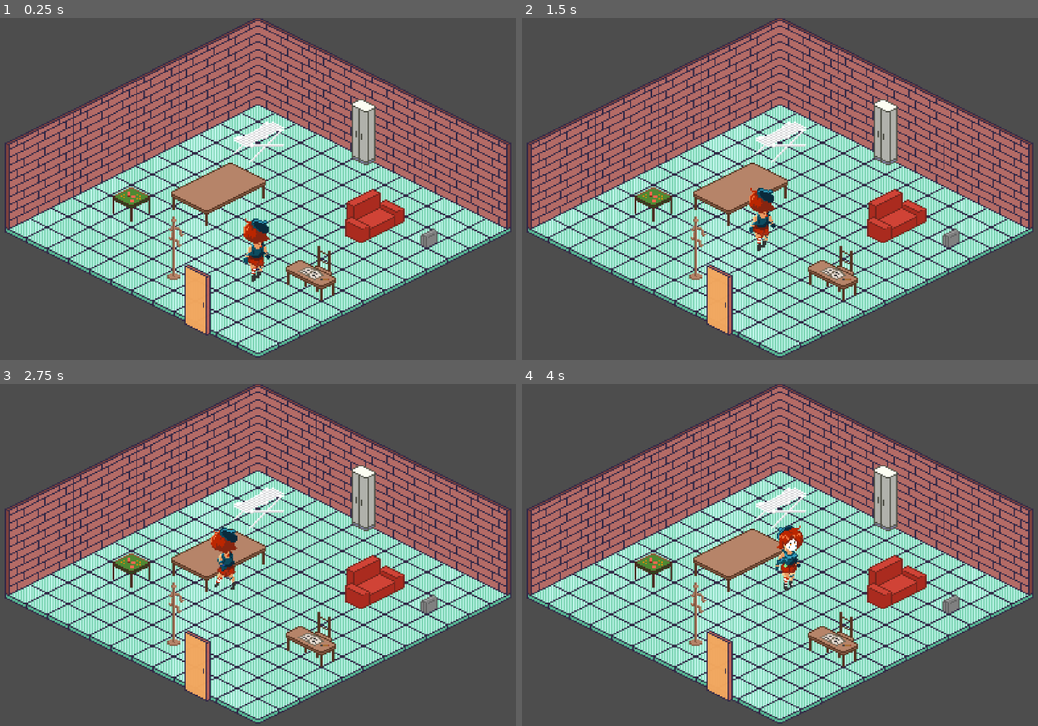
Above: before the commit, frames 1-4 (two rows, left to right).
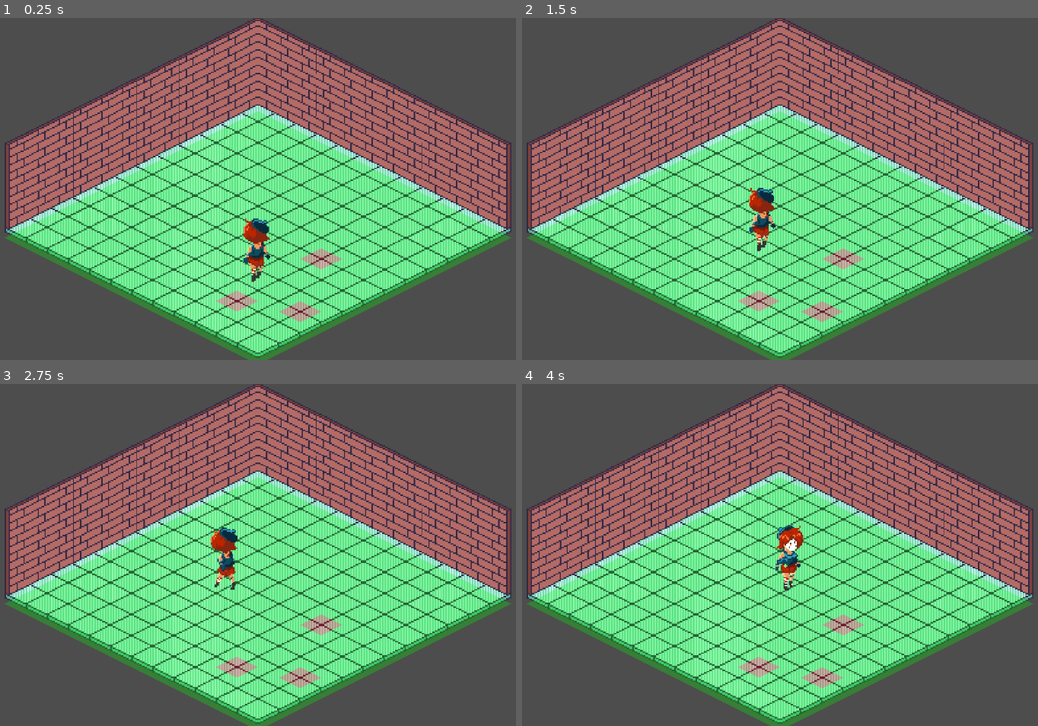
Above: after the commit, the same moments.

Repository: franco594/ProyectoTamaGame
Game: Godot game, scene res://Scenes/Mapa 1 - Entrada.tscn
Two runs of this game, one before a commit and one after it. Both use one fixed random seed, a clock stepped at 60 frames per second and the inputs below.
Inputs:
- Up to frame 1 (0.25 s): no input
- Up to frame 2 (1.5 s): no input
- Up to frame 3 (2.75 s): no input
- Up to frame 4 (4 s): tap Enter at 3.5 s

The runs differ from the first frame. In frame 1, 37% of the frame differs, in the area x 0-100%, y 23-100%; in frame 2, 37%; in frame 3, 37%; in frame 4, 37%.

Commit message:
Debug grid

Diff:
--- a/tgp/Scenes/CharacterNPC.tscn
+++ b/tgp/Scenes/CharacterNPC.tscn
@@ -245,13 +245,12 @@
 y_sort_enabled = true
 position = Vector2(9, -12)
 sprite_frames = SubResource("SpriteFrames_yswcl")
-animation = &"smoking"
-frame_progress = 0.441272
+animation = &"walk_NE"
+frame_progress = 0.867715
 offset = Vector2(0, -20)
 
 [node name="CollisionShape2D" type="CollisionShape2D" parent="."]
-visible = false
-position = Vector2(0.5, 8.5)
+position = Vector2(10, -25)
 shape = SubResource("RectangleShape2D_w72ig")
 
 [node name="NavigationAgent2D" type="NavigationAgent2D" parent="."]
--- a/tgp/Scenes/Mapa 1 - Entrada.tscn
+++ b/tgp/Scenes/Mapa 1 - Entrada.tscn
@@ -6,6 +6,7 @@
 [ext_resource type="Texture2D" uid="uid://vars0r6r8sw1" path="res://Resources/Objetos/TileSetObjects2tileV.png" id="5_kn0yj"]
 [ext_resource type="Texture2D" uid="uid://4sf3abv1s8b5" path="res://Resources/Objetos/TileSetObjects4tile.png" id="6_2m5gc"]
 [ext_resource type="Texture2D" uid="uid://iy6jrota8k7j" path="res://Resources/Objetos/TileSetObjects6tile.png" id="7_e5anm"]
+[ext_resource type="Script" uid="uid://x852fudfnlgh" path="res://Scenes/debug_grid.gd" id="8_6kdt8"]
 [ext_resource type="PackedScene" uid="uid://cwbp4rrjua33k" path="res://Scenes/CharacterNPC.tscn" id="8_c85mw"]
 
 [sub_resource type="TileSetAtlasSource" id="TileSetAtlasSource_qgw4m"]
@@ -174,6 +175,380 @@
 tile_size = Vector2i(32, 16)
 sources/0 = SubResource("TileSetAtlasSource_qgw4m")
 
+[sub_resource type="TileSetAtlasSource" id="TileSetAtlasSource_ijpbq"]
+texture = ExtResource("1_kwa2v")
+texture_region_size = Vector2i(32, 80)
+8:0/0 = 0
+8:0/0/texture_origin = Vector2i(0, 20)
+8:0/0/z_index = 4
+8:0/0/y_sort_origin = 37
+9:0/0 = 0
+9:0/0/texture_origin = Vector2i(0, -8)
+9:0/0/z_index = 4
+9:0/0/custom_data_0 = true
+10:0/0 = 0
+10:0/0/texture_origin = Vector2i(0, -8)
+10:0/0/z_index = 4
+11:0/0 = 0
+11:0/0/texture_origin = Vector2i(0, -8)
+11:0/0/z_index = 4
+11:0/0/custom_data_0 = true
+12:0/0 = 0
+12:0/0/texture_origin = Vector2i(0, -8)
+12:0/0/z_index = 4
+12:0/0/custom_data_0 = true
+
+[sub_resource type="TileSetAtlasSource" id="TileSetAtlasSource_y4fso"]
+texture = ExtResource("3_iwsse")
+texture_region_size = Vector2i(32, 32)
+0:0/0 = 0
+0:0/0/z_index = 2
+0:0/0/custom_data_0 = true
+1:0/0 = 0
+1:0/0/z_index = 2
+1:0/0/custom_data_0 = true
+2:0/0 = 0
+2:0/0/z_index = 2
+2:0/0/custom_data_0 = true
+3:0/0 = 0
+3:0/0/z_index = 2
+3:0/0/custom_data_0 = true
+4:0/0 = 0
+4:0/0/z_index = 2
+4:0/0/custom_data_0 = true
+5:0/0 = 0
+5:0/0/z_index = 2
+5:0/0/custom_data_0 = true
+0:1/0 = 0
+0:1/0/z_index = 2
+0:1/0/custom_data_0 = true
+1:1/0 = 0
+1:1/0/z_index = 2
+1:1/0/custom_data_0 = true
+2:1/0 = 0
+2:1/0/z_index = 2
+2:1/0/custom_data_0 = true
+3:1/0 = 0
+3:1/0/z_index = 2
+3:1/0/custom_data_0 = true
+4:1/0 = 0
+4:1/0/z_index = 2
+4:1/0/custom_data_0 = true
+5:1/0 = 0
+5:1/0/z_index = 2
+5:1/0/custom_data_0 = true
+0:2/0 = 0
+0:2/0/z_index = 2
+0:2/0/custom_data_0 = true
+8:2/0 = 0
+8:2/0/z_index = 2
+10:2/0 = 0
+10:2/0/z_index = 2
+0:3/0 = 0
+0:3/0/z_index = 2
+0:3/0/custom_data_0 = true
+1:3/0 = 0
+1:3/0/z_index = 2
+2:3/0 = 0
+2:3/0/z_index = 2
+3:3/0 = 0
+3:3/0/z_index = 2
+3:3/0/custom_data_0 = true
+0:4/0 = 0
+0:4/0/z_index = 2
+0:5/0 = 0
+0:5/0/z_index = 2
+1:5/0 = 0
+1:5/0/z_index = 2
+2:5/0 = 0
+2:5/0/z_index = 2
+3:5/0 = 0
+3:5/0/z_index = 2
+0:6/0 = 0
+0:6/0/z_index = 2
+0:7/0 = 0
+0:7/0/z_index = 2
+1:8/0 = 0
+1:9/0 = 0
+1:10/0 = 0
+2:10/0 = 0
+3:10/0 = 0
+12:10/0 = 0
+1:11/0 = 0
+2:11/0 = 0
+3:11/0 = 0
+12:11/0 = 0
+0:12/0 = 0
+7:12/0 = 0
+0:13/0 = 0
+7:13/0 = 0
+0:14/0 = 0
+7:14/0 = 0
+0:15/0 = 0
+7:15/0 = 0
+1:2/0 = 0
+1:2/0/z_index = 2
+1:2/0/custom_data_0 = true
+3:2/0 = 0
+3:2/0/z_index = 2
+2:2/0 = 0
+2:2/0/z_index = 2
+2:2/0/custom_data_0 = true
+4:2/0 = 0
+4:2/0/z_index = 2
+5:2/0 = 0
+5:2/0/z_index = 2
+4:3/0 = 0
+4:3/0/z_index = 2
+6:2/0 = 0
+6:2/0/z_index = 2
+1:4/0 = 0
+1:4/0/z_index = 2
+7:6/0 = 0
+7:6/0/z_index = 2
+7:7/0 = 0
+7:7/0/z_index = 2
+8:1/0 = 0
+8:1/0/z_index = 2
+8:1/0/custom_data_0 = true
+10:1/0 = 0
+10:1/0/z_index = 2
+12:5/0 = 0
+12:5/0/z_index = 2
+6:0/0 = 0
+6:0/0/custom_data_0 = true
+7:0/0 = 0
+7:0/0/custom_data_0 = true
+6:1/0 = 0
+6:1/0/custom_data_0 = true
+7:1/0 = 0
+7:1/0/custom_data_0 = true
+
+[sub_resource type="CanvasItemMaterial" id="CanvasItemMaterial_ijpbq"]
+
+[sub_resource type="TileSetAtlasSource" id="TileSetAtlasSource_olpr5"]
+texture = ExtResource("4_be64l")
+texture_region_size = Vector2i(64, 32)
+0:0/0 = 0
+0:0/0/z_index = 2
+0:0/0/custom_data_0 = true
+1:0/0 = 0
+1:0/0/z_index = 2
+1:0/0/custom_data_0 = true
+2:0/0 = 0
+2:0/0/z_index = 2
+3:0/0 = 0
+3:0/0/texture_origin = Vector2i(4, 12)
+3:0/0/material = SubResource("CanvasItemMaterial_ijpbq")
+3:0/0/z_index = 2
+3:0/0/custom_data_0 = true
+4:0/0 = 0
+5:0/0 = 0
+6:0/0 = 0
+7:0/0 = 0
+0:1/0 = 0
+0:1/0/z_index = 2
+0:1/0/custom_data_0 = true
+1:1/0 = 0
+1:1/0/z_index = 2
+1:1/0/custom_data_0 = true
+2:1/0 = 0
+2:1/0/z_index = 1
+2:1/0/custom_data_0 = true
+3:1/0 = 0
+3:1/0/z_index = 2
+4:1/0 = 0
+5:1/0 = 0
+6:1/0 = 0
+7:1/0 = 0
+0:2/0 = 0
+0:2/0/z_index = 2
+0:2/0/custom_data_0 = true
+1:2/0 = 0
+1:2/0/z_index = 2
+1:2/0/custom_data_0 = true
+2:2/0 = 0
+2:2/0/z_index = 2
+3:2/0 = 0
+3:2/0/z_index = 2
+3:2/0/custom_data_0 = true
+0:3/0 = 0
+0:3/0/z_index = 2
+0:3/0/custom_data_0 = true
+1:3/0 = 0
+1:3/0/z_index = 2
+2:3/0 = 0
+2:3/0/z_index = 2
+2:3/0/custom_data_0 = true
+3:3/0 = 0
+3:3/0/z_index = 2
+3:3/0/custom_data_0 = true
+0:4/0 = 0
+1:4/0 = 0
+3:4/0 = 0
+3:4/0/custom_data_0 = true
+0:5/0 = 0
+1:5/0 = 0
+0:6/0 = 0
+1:6/0 = 0
+0:7/0 = 0
+1:7/0 = 0
+
+[sub_resource type="TileSetAtlasSource" id="TileSetAtlasSource_hbjpi"]
+texture = ExtResource("5_kn0yj")
+texture_region_size = Vector2i(32, 64)
+0:0/0 = 0
+0:0/0/z_index = 2
+0:0/0/custom_data_0 = true
+3:0/0 = 0
+3:0/0/z_index = 2
+3:0/0/custom_data_0 = true
+0:1/0 = 0
+0:1/0/z_index = 2
+1:1/0 = 0
+1:1/0/z_index = 2
+2:1/0 = 0
+2:1/0/z_index = 2
+3:1/0 = 0
+3:1/0/z_index = 2
+0:2/0 = 0
+0:2/0/z_index = 2
+1:2/0 = 0
+1:2/0/z_index = 2
+2:2/0 = 0
+2:2/0/z_index = 2
+3:2/0 = 0
+3:2/0/z_index = 2
+0:3/0 = 0
+1:3/0 = 0
+2:3/0 = 0
+3:3/0 = 0
+1:0/0 = 0
+1:0/0/z_index = 2
+1:0/0/custom_data_0 = true
+2:0/0 = 0
+2:0/0/z_index = 2
+2:0/0/custom_data_0 = true
+
+[sub_resource type="TileSetAtlasSource" id="TileSetAtlasSource_knt2e"]
+texture = ExtResource("6_2m5gc")
+texture_region_size = Vector2i(64, 64)
+9:0/0 = 0
+0:1/0 = 0
+0:1/0/z_index = 2
+0:1/0/custom_data_0 = true
+1:1/0 = 0
+1:1/0/z_index = 2
+1:1/0/custom_data_0 = true
+2:1/0 = 0
+2:1/0/z_index = 2
+2:1/0/custom_data_0 = true
+3:1/0 = 0
+3:1/0/z_index = 2
+3:1/0/custom_data_0 = true
+4:1/0 = 0
+4:1/0/z_index = 2
+5:1/0 = 0
+5:1/0/z_index = 2
+6:1/0 = 0
+7:1/0 = 0
+8:1/0 = 0
+9:1/0 = 0
+10:1/0 = 0
+11:1/0 = 0
+0:2/0 = 0
+1:2/0 = 0
+2:2/0 = 0
+3:2/0 = 0
+4:2/0 = 0
+5:2/0 = 0
+6:2/0 = 0
+7:2/0 = 0
+8:2/0 = 0
+9:2/0 = 0
+10:2/0 = 0
+11:2/0 = 0
+0:3/0 = 0
+1:3/0 = 0
+2:3/0 = 0
+3:3/0 = 0
+4:3/0 = 0
+5:3/0 = 0
+6:3/0 = 0
+7:3/0 = 0
+8:3/0 = 0
+9:3/0 = 0
+10:3/0 = 0
+11:3/0 = 0
+1:5/0 = 0
+3:5/0 = 0
+0:6/0 = 0
+1:6/0 = 0
+2:6/0 = 0
+3:6/0 = 0
+0:7/0 = 0
+1:7/0 = 0
+2:7/0 = 0
+3:7/0 = 0
+0:0/0 = 0
+0:0/0/z_index = 2
+0:0/0/custom_data_0 = true
+1:0/0 = 0
+1:0/0/z_index = 2
+1:0/0/custom_data_0 = true
+2:0/0 = 0
+2:0/0/z_index = 2
+2:0/0/custom_data_0 = true
+3:0/0 = 0
+3:0/0/z_index = 2
+4:0/0 = 0
+4:0/0/z_index = 2
+5:0/0 = 0
+5:0/0/z_index = 2
+6:0/0 = 0
+7:0/0 = 0
+
+[sub_resource type="TileSetAtlasSource" id="TileSetAtlasSource_73poy"]
+texture = ExtResource("7_e5anm")
+texture_region_size = Vector2i(96, 64)
+0:0/0 = 0
+0:0/0/z_index = 2
+0:0/0/custom_data_0 = true
+0:1/0 = 0
+1:1/0 = 0
+2:1/0 = 0
+3:1/0 = 0
+4:1/0 = 0
+5:1/0 = 0
+0:2/0 = 0
+1:2/0 = 0
+2:2/0 = 0
+3:2/0 = 0
+4:2/0 = 0
+5:2/0 = 0
+0:3/0 = 0
+1:3/0 = 0
+2:3/0 = 0
+4:3/0 = 0
+5:3/0 = 0
+1:0/next_alternative_id = 2
+1:0/0 = 0
+1:0/0/z_index = 2
+1:0/0/custom_data_0 = true
+
+[sub_resource type="TileSet" id="TileSet_v2xam"]
+tile_shape = 1
+tile_layout = 5
+tile_size = Vector2i(32, 16)
+custom_data_layer_0/name = "Blocked"
+custom_data_layer_0/type = 1
+sources/3 = SubResource("TileSetAtlasSource_y4fso")
+sources/4 = SubResource("TileSetAtlasSource_olpr5")
+sources/5 = SubResource("TileSetAtlasSource_hbjpi")
+sources/6 = SubResource("TileSetAtlasSource_knt2e")
+sources/7 = SubResource("TileSetAtlasSource_73poy")
+sources/0 = SubResource("TileSetAtlasSource_ijpbq")
+
 [sub_resource type="TileSetAtlasSource" id="TileSetAtlasSource_6kdt8"]
 texture = ExtResource("1_kwa2v")
 texture_region_size = Vector2i(32, 32)
@@ -185,6 +560,7 @@
 5:0/0 = 0
 6:0/0 = 0
 7:0/0 = 0
+8:0/next_alternative_id = 2
 8:0/0 = 0
 9:0/0 = 0
 10:0/0 = 0
@@ -211,6 +587,7 @@
 5:1/0 = 0
 6:1/0 = 0
 7:1/0 = 0
+8:1/next_alternative_id = 2
 8:1/0 = 0
 9:1/0 = 0
 10:1/0 = 0
@@ -237,6 +614,7 @@
 5:2/0 = 0
 6:2/0 = 0
 7:2/0 = 0
+8:2/next_alternative_id = 2
 8:2/0 = 0
 9:2/0 = 0
 10:2/0 = 0
@@ -637,6 +1015,9 @@
 9:6/0/z_index = 2
 9:7/0 = 0
 9:7/0/z_index = 1
+8:0/0 = 0
+8:1/0 = 0
+8:2/0 = 0
 
 [sub_resource type="TileSet" id="TileSet_6kdt8"]
 tile_shape = 1
@@ -644,383 +1025,26 @@
 tile_size = Vector2i(32, 16)
 sources/0 = SubResource("TileSetAtlasSource_c85mw")
 
-[sub_resource type="TileSetAtlasSource" id="TileSetAtlasSource_ijpbq"]
-texture = ExtResource("1_kwa2v")
-texture_region_size = Vector2i(32, 80)
-8:0/0 = 0
-8:0/0/texture_origin = Vector2i(0, -8)
-8:0/0/z_index = 4
-8:0/0/custom_data_0 = true
-9:0/0 = 0
-9:0/0/texture_origin = Vector2i(0, -8)
-9:0/0/z_index = 4
-9:0/0/custom_data_0 = true
-10:0/0 = 0
-10:0/0/texture_origin = Vector2i(0, -8)
-10:0/0/z_index = 4
-10:0/0/custom_data_0 = true
-11:0/0 = 0
-11:0/0/texture_origin = Vector2i(0, -8)
-11:0/0/z_index = 4
-11:0/0/custom_data_0 = true
-12:0/0 = 0
-12:0/0/texture_origin = Vector2i(0, -8)
-12:0/0/z_index = 4
-12:0/0/custom_data_0 = true
-
-[sub_resource type="TileSetAtlasSource" id="TileSetAtlasSource_y4fso"]
-texture = ExtResource("3_iwsse")
-texture_region_size = Vector2i(32, 32)
-0:0/0 = 0
-0:0/0/z_index = 2
-0:0/0/custom_data_0 = true
-1:0/0 = 0
-1:0/0/z_index = 2
-1:0/0/custom_data_0 = true
-2:0/0 = 0
-2:0/0/z_index = 2
-2:0/0/custom_data_0 = true
-3:0/0 = 0
-3:0/0/z_index = 2
-3:0/0/custom_data_0 = true
-4:0/0 = 0
-4:0/0/z_index = 2
-4:0/0/custom_data_0 = true
-5:0/0 = 0
-5:0/0/z_index = 2
-5:0/0/custom_data_0 = true
-0:1/0 = 0
-0:1/0/z_index = 2
-0:1/0/custom_data_0 = true
-1:1/0 = 0
-1:1/0/z_index = 2
-1:1/0/custom_data_0 = true
-2:1/0 = 0
-2:1/0/z_index = 2
-2:1/0/custom_data_0 = true
-3:1/0 = 0
-3:1/0/z_index = 2
-3:1/0/custom_data_0 = true
-4:1/0 = 0
-4:1/0/z_index = 2
-4:1/0/custom_data_0 = true
-5:1/0 = 0
-5:1/0/z_index = 2
-5:1/0/custom_data_0 = true
-0:2/0 = 0
-0:2/0/z_index = 2
-0:2/0/custom_data_0 = true
-8:2/0 = 0
-8:2/0/z_index = 2
-10:2/0 = 0
-10:2/0/z_index = 2
-0:3/0 = 0
-0:3/0/z_index = 2
-0:3/0/custom_data_0 = true
-1:3/0 = 0
-1:3/0/z_index = 2
-2:3/0 = 0
-2:3/0/z_index = 2
-3:3/0 = 0
-3:3/0/z_index = 2
-3:3/0/custom_data_0 = true
-0:4/0 = 0
-0:4/0/z_index = 2
-0:5/0 = 0
-0:5/0/z_index = 2
-1:5/0 = 0
-1:5/0/z_index = 2
-2:5/0 = 0
-2:5/0/z_index = 2
-3:5/0 = 0
-3:5/0/z_index = 2
-0:6/0 = 0
-0:6/0/z_index = 2
-0:7/0 = 0
-0:7/0/z_index = 2
-1:8/0 = 0
-1:9/0 = 0
-1:10/0 = 0
-2:10/0 = 0
-3:10/0 = 0
-12:10/0 = 0
-1:11/0 = 0
-2:11/0 = 0
-3:11/0 = 0
-12:11/0 = 0
-0:12/0 = 0
-7:12/0 = 0
-0:13/0 = 0
-7:13/0 = 0
-0:14/0 = 0
-7:14/0 = 0
-0:15/0 = 0
-7:15/0 = 0
-1:2/0 = 0
-1:2/0/z_index = 2
-1:2/0/custom_data_0 = true
-3:2/0 = 0
-3:2/0/z_index = 2
-2:2/0 = 0
-2:2/0/z_index = 2
-2:2/0/custom_data_0 = true
-4:2/0 = 0
-4:2/0/z_index = 2
-5:2/0 = 0
-5:2/0/z_index = 2
-4:3/0 = 0
-4:3/0/z_index = 2
-6:2/0 = 0
-6:2/0/z_index = 2
-1:4/0 = 0
-1:4/0/z_index = 2
-7:6/0 = 0
-7:6/0/z_index = 2
-7:7/0 = 0
-7:7/0/z_index = 2
-8:1/0 = 0
-8:1/0/z_index = 2
-8:1/0/custom_data_0 = true
-10:1/0 = 0
-10:1/0/z_index = 2
-12:5/0 = 0
-12:5/0/z_index = 2
-6:0/0 = 0
-6:0/0/custom_data_0 = true
-7:0/0 = 0
-7:0/0/custom_data_0 = true
-6:1/0 = 0
-6:1/0/custom_data_0 = true
-7:1/0 = 0
-7:1/0/custom_data_0 = true
-
-[sub_resource type="TileSetAtlasSource" id="TileSetAtlasSource_olpr5"]
-texture = ExtResource("4_be64l")
-texture_region_size = Vector2i(64, 32)
-0:0/0 = 0
-0:0/0/z_index = 2
-0:0/0/custom_data_0 = true
-1:0/0 = 0
-1:0/0/z_index = 2
-1:0/0/custom_data_0 = true
-2:0/0 = 0
-2:0/0/z_index = 2
-3:0/0 = 0
-3:0/0/z_index = 2
-3:0/0/custom_data_0 = true
-4:0/0 = 0
-5:0/0 = 0
-6:0/0 = 0
-7:0/0 = 0
-0:1/0 = 0
-0:1/0/z_index = 2
-0:1/0/custom_data_0 = true
-1:1/0 = 0
-1:1/0/z_index = 2
-1:1/0/custom_data_0 = true
-2:1/0 = 0
-2:1/0/z_index = 2
-3:1/0 = 0
-3:1/0/z_index = 2
-4:1/0 = 0
-5:1/0 = 0
-6:1/0 = 0
-7:1/0 = 0
-0:2/0 = 0
-0:2/0/z_index = 2
-0:2/0/custom_data_0 = true
-1:2/0 = 0
-1:2/0/z_index = 2
-1:2/0/custom_data_0 = true
-2:2/0 = 0
-2:2/0/z_index = 2
-3:2/0 = 0
-3:2/0/z_index = 2
-3:2/0/custom_data_0 = true
-0:3/0 = 0
-0:3/0/z_index = 2
-0:3/0/custom_data_0 = true
-1:3/0 = 0
-1:3/0/z_index = 2
-2:3/0 = 0
-2:3/0/z_index = 2
-2:3/0/custom_data_0 = true
-3:3/0 = 0
-3:3/0/z_index = 2
-3:3/0/custom_data_0 = true
-0:4/0 = 0
-1:4/0 = 0
-3:4/0 = 0
-3:4/0/custom_data_0 = true
-0:5/0 = 0
-1:5/0 = 0
-0:6/0 = 0
-1:6/0 = 0
-0:7/0 = 0
-1:7/0 = 0
-
-[sub_resource type="TileSetAtlasSource" id="TileSetAtlasSource_hbjpi"]
-texture = ExtResource("5_kn0yj")
-texture_region_size = Vector2i(32, 64)
-0:0/0 = 0
-0:0/0/z_index = 2
-0:0/0/custom_data_0 = true
-3:0/0 = 0
-3:0/0/z_index = 2
-3:0/0/custom_data_0 = true
-0:1/0 = 0
-0:1/0/z_index = 2
-1:1/0 = 0
-1:1/0/z_index = 2
-2:1/0 = 0
-2:1/0/z_index = 2
-3:1/0 = 0
-3:1/0/z_index = 2
-0:2/0 = 0
-0:2/0/z_index = 2
-1:2/0 = 0
-1:2/0/z_index = 2
-2:2/0 = 0
-2:2/0/z_index = 2
-3:2/0 = 0
-3:2/0/z_index = 2
-0:3/0 = 0
-1:3/0 = 0
-2:3/0 = 0
-3:3/0 = 0
-1:0/0 = 0
-1:0/0/z_index = 2
-1:0/0/custom_data_0 = true
-2:0/0 = 0
-2:0/0/z_index = 2
-2:0/0/custom_data_0 = true
-
-[sub_resource type="TileSetAtlasSource" id="TileSetAtlasSource_knt2e"]
-texture = ExtResource("6_2m5gc")
-texture_region_size = Vector2i(64, 64)
-9:0/0 = 0
-0:1/0 = 0
-0:1/0/z_index = 2
-0:1/0/custom_data_0 = true
-1:1/0 = 0
-1:1/0/z_index = 2
-1:1/0/custom_data_0 = true
-2:1/0 = 0
-2:1/0/z_index = 2
-2:1/0/custom_data_0 = true
-3:1/0 = 0
-3:1/0/z_index = 2
-3:1/0/custom_data_0 = true
-4:1/0 = 0
-4:1/0/z_index = 2
-5:1/0 = 0
-5:1/0/z_index = 2
-6:1/0 = 0
-7:1/0 = 0
-8:1/0 = 0
-9:1/0 = 0
-10:1/0 = 0
-11:1/0 = 0
-0:2/0 = 0
-1:2/0 = 0
-2:2/0 = 0
-3:2/0 = 0
-4:2/0 = 0
-5:2/0 = 0
-6:2/0 = 0
-7:2/0 = 0
-8:2/0 = 0
-9:2/0 = 0
-10:2/0 = 0
-11:2/0 = 0
-0:3/0 = 0
-1:3/0 = 0
-2:3/0 = 0
-3:3/0 = 0
-4:3/0 = 0
-5:3/0 = 0
-6:3/0 = 0
-7:3/0 = 0
-8:3/0 = 0
-9:3/0 = 0
-10:3/0 = 0
-11:3/0 = 0
-1:5/0 = 0
-3:5/0 = 0
-0:6/0 = 0
-1:6/0 = 0
-2:6/0 = 0
-3:6/0 = 0
-0:7/0 = 0
-1:7/0 = 0
-2:7/0 = 0
-3:7/0 = 0
-0:0/0 = 0
-0:0/0/z_index = 2
-0:0/0/custom_data_0 = true
-1:0/0 = 0
-1:0/0/z_index = 2
-1:0/0/custom_data_0 = true
-2:0/0 = 0
-2:0/0/z_index = 2
-2:0/0/custom_data_0 = true
-3:0/0 = 0
-3:0/0/z_index = 2
-4:0/0 = 0
-4:0/0/z_index = 2
-5:0/0 = 0
-5:0/0/z_index = 2
-6:0/0 = 0
-7:0/0 = 0
-
-[sub_resource type="TileSetAtlasSource" id="TileSetAtlasSource_73poy"]
-texture = ExtResource("7_e5anm")
-texture_region_size = Vector2i(96, 64)
-0:0/0 = 0
-0:0/0/z_index = 2
-0:0/0/custom_data_0 = true
-1:0/0 = 0
-1:0/0/z_index = 2
-1:0/0/custom_data_0 = true
-0:1/0 = 0
-1:1/0 = 0
-2:1/0 = 0
-3:1/0 = 0
-4:1/0 = 0
-5:1/0 = 0
-0:2/0 = 0
-1:2/0 = 0
-2:2/0 = 0
-3:2/0 = 0
-4:2/0 = 0
-5:2/0 = 0
-0:3/0 = 0
-1:3/0 = 0
-2:3/0 = 0
-4:3/0 = 0
-5:3/0 = 0
-
-[sub_resource type="TileSet" id="TileSet_v2xam"]
-tile_shape = 1
-tile_layout = 5
-tile_size = Vector2i(32, 16)
-custom_data_layer_0/name = "Blocked"
-custom_data_layer_0/type = 1
-sources/3 = SubResource("TileSetAtlasSource_y4fso")
-sources/4 = SubResource("TileSetAtlasSource_olpr5")
-sources/5 = SubResource("TileSetAtlasSource_hbjpi")
-sources/6 = SubResource("TileSetAtlasSource_knt2e")
-sources/7 = SubResource("TileSetAtlasSource_73poy")
-sources/0 = SubResource("TileSetAtlasSource_ijpbq")
-
 [node name="TileMapLayer" type="TileMapLayer"]
 y_sort_enabled = true
 tile_set = SubResource("TileSet_622qf")
 
+[node name="Objetos" type="TileMapLayer" parent="."]
+visible = false
+y_sort_enabled = true
+tile_map_data = PackedByteArray("AAAEAPT/AwAIAAIAAAAFAPb/AwAKAAIAAAAJAAAAAAAKAAAAABALAAAABAACAAEAAAANAP//BAACAAEAAAALAPz/BAACAAEAAAA=")
+tile_set = SubResource("TileSet_v2xam")
+
 [node name="Piso" type="TileMapLayer" parent="."]
 y_sort_enabled = true
-tile_map_data = PackedByteArray("AAADAAIAAAACAAAAAAADAAEAAAA …(2176 unchanged characters)… CAAAAAAAJAAAAAAACAAAAAAAJAAEAAAACAAAAAAAKAAEAAAACAAAAAAALAAEAAAACAAAAAAAOAAIAAAACAAAAAAAJAPf/AAACAAAAAAA=")
+tile_map_data = PackedByteArray("AAADAAIAAAACAAAAAAADAAEAAAA …(2176 unchanged characters)… CAAAAAAAJAAAAAAACAAAAAAAJAAEAAAACAAAAAAALAAEAAAACAAAAAAAOAAIAAAACAAAAAAAJAPf/AAACAAAAAAAKAAEAAAACAAAAAAA=")
 tile_set = SubResource("TileSet_wghtv")
+
+[node name="DebugGrid" type="Node2D" parent="Piso"]
+top_level = true
+script = ExtResource("8_6kdt8")
+floor_node = NodePath("..")
+block_layers = Array[NodePath]([NodePath("../../Pared"), NodePath("../../Objetos")])
 
 [node name="Pared" type="TileMapLayer" parent="."]
 z_index = -1
@@ -1028,11 +1052,6 @@
 tile_map_data = PackedByteArray("AAADAAIAAAAAAAQAAAADAAEAAAAAAAQAAAADAAAAAAAAAAQAAAADAP//AAAAAAQAAAADAP7/AAAAAAQAAAADAP …(1024 unchanged characters)…
 tile_set = SubResource("TileSet_6kdt8")
 
-[node name="Objetos" type="TileMapLayer" parent="."]
-y_sort_enabled = true
-tile_map_data = PackedByteArray("AAAEAPT/AwAIAAIAAAAFAPb/AwAKAAIAAAAGAPb/AwAKAAIAAAAJAAAAAAAIAAAAABAFAPv/BwABAAAAAAAKAPj/BgABAAAAAAALAPz/BgAAAAEAAAAGAPX/BQAAAAAAAAAHAP//BQABAAAAAAANAPn/AwAHAAAAAAAEAPj/BAADAAAAAAAEAP7/AwAAAAMAAAA=")
-tile_set = SubResource("TileSet_v2xam")
-
 [node name="Camera2D" type="Camera2D" parent="."]
 position = Vector2(207, 31)
 offset = Vector2(0, -20)
@@ -1042,6 +1061,7 @@
 z_index = 2
 y_sort_enabled = true
 position = Vector2(199, 91)
+collision_layer = 255
 tile_node = NodePath("../Piso")
 block_layers = Array[NodePath]([NodePath("../Pared"), NodePath("../Objetos")])
-dynamic_block_neighborhood = 3
+dynamic_block_neighborhood = 6
--- /dev/null
+++ b/tgp/Scenes/debug_grid.gd
@@ -0,0 +1,132 @@
+# DebugGrid.gd — Godot 4.x
+extends Node2D
+
+@export var floor_node: NodePath                # TileMap o TileMapLayer del PISO
+@export var block_layers: Array[NodePath] = []  # Capas que bloquean (Pared, Objetos…)
+@export var refresh_every := 0.25               # segundos entre repintados
+@export var show_empty := false                 # dibujar celdas sin piso (gris)
+@export var alpha := 0.28                       # transparencia del overlay
+
+# Tecla para alternar overlay (puedes mapear "F3" a esta acción en Input Map)
+@export var toggle_action := "toggle_grid_debug"
+
+var _floor_tm: TileMap = null
+var _floor_layer: TileMapLayer = null
+var _blocks: Array = []
+var _enabled := true
+var _acc := 0.0
+
+func _ready() -> void:
+	_resolve_nodes()
+	set_process(true)
+	queue_redraw()
+
+func _process(delta: float) -> void:
+	if toggle_action != "" and Input.is_action_just_pressed(toggle_action):
+		_enabled = !_enabled
+		queue_redraw()
+	if not _enabled:
+		return
+	_acc += delta
+	if _acc >= refresh_every:
+		_acc = 0.0
+		queue_redraw()
+
+func _draw() -> void:
+	if not _enabled: return
+	if not _resolve_nodes(): return
+
+	var used := _used_rect()
+	var ts := _tile_size()
+	for y in range(used.position.y, used.position.y + used.size.y):
+		for x in range(used.position.x, used.position.x + used.size.x):
+			var c := Vector2i(x, y)
+			var has_floor := _floor_has(c)
+			var blocked := has_floor and _blocked_cell(c)
+
+			var col := Color(0,0,0,0)
+			if blocked:
+				col = Color(1,0,0,alpha)     # rojo: bloqueado
+			elif has_floor:
+				col = Color(0,1,0,alpha)     # verde: caminable
+			elif show_empty:
+				col = Color(0.5,0.5,0.5,alpha)  # gris: sin piso
+
+			if col.a > 0.0:
+				# Dibujamos un rombo isométrico (4 vértices) centrado en la celda
+				var center_local := _map_to_local(c)
+				var oE := Vector2(ts.x * 0.5, 0)
+				var oW := -oE
+				var oS := Vector2(0, ts.y * 0.5)
+				var oN := -oS
+				var pts := PackedVector2Array([
+					_to_global(center_local + oN),
+					_to_global(center_local + oE),
+					_to_global(center_local + oS),
+					_to_global(center_local + oW),
+				])
+				draw_colored_polygon(pts, col)
+
+func _resolve_nodes() -> bool:
+	if _floor_layer == null and _floor_tm == null:
+		var n := get_node_or_null(floor_node)
+		if n is TileMapLayer:
+			_floor_layer = n
+		elif n is TileMap:
+			_floor_tm = n
+	for p in block_layers:
+		var n2 := get_node_or_null(p)
+		if n2 != null and not _blocks.has(n2):
+			_blocks.append(n2)
+	return (_floor_layer != null) or (_floor_tm != null)
+
+func _tile_size() -> Vector2i:
+	if _floor_layer != null:
+		return _floor_layer.tile_set.tile_size
+	elif _floor_tm != null:
+		return _floor_tm.tile_set.tile_size
+	return Vector2i(32,16)
+
+func _used_rect() -> Rect2i:
+	if _floor_layer != null:
+		return _floor_layer.get_used_rect()
+	else:
+		return _floor_tm.get_used_rect()
+
+func _map_to_local(c: Vector2i) -> Vector2:
+	if _floor_layer != null:
+		return _floor_layer.map_to_local(c)
+	else:
+		return _floor_tm.map_to_local(c)
+
+func _to_global(p_local: Vector2) -> Vector2:
+	if _floor_layer != null:
+		return _floor_layer.to_global(p_local)
+	else:
+		return _floor_tm.to_global(p_local)
+
+func _floor_has(c: Vector2i) -> bool:
+	if _floor_layer != null:
+		return _floor_layer.get_cell_source_id(c) != -1
+	else:
+		return _floor_tm.get_cell_source_id(0, c) != -1
+
+func _blocked_cell(c: Vector2i) -> bool:
+	# Cualquier tile en capas de bloqueo cuenta como obstáculo.
+	for n in _blocks:
+		if n is TileMapLayer:
+			var lyr: TileMapLayer = n
+			if lyr.get_cell_source_id(c) != -1:
+				var td := lyr.get_cell_tile_data(c)
+				# Si hay Custom Data, respétalo (Blocked/blocked). Si no hay, bloquea por estar pintado.
+				if td == null: return true
+				if td.get_custom_data("Blocked") == true or td.get_custom_data("blocked") == true:
+					return true
+		elif n is TileMap:
+			var tm: TileMap = n
+			if tm.get_cell_source_id(0, c) != -1:
+				var td2 := tm.get_cell_tile_data(0, c)
+				if td2 == null: return true
+				if td2.get_custom_data("Blocked") == true or td2.get_custom_data("blocked") == true:
+					return true
+	return false
Not shown: 1 places in tgp/Scenes/Mapa 1 - Entrada.tscn that only renumber resources
Not shown, added: tgp/Scenes/debug_grid.gd.uid
